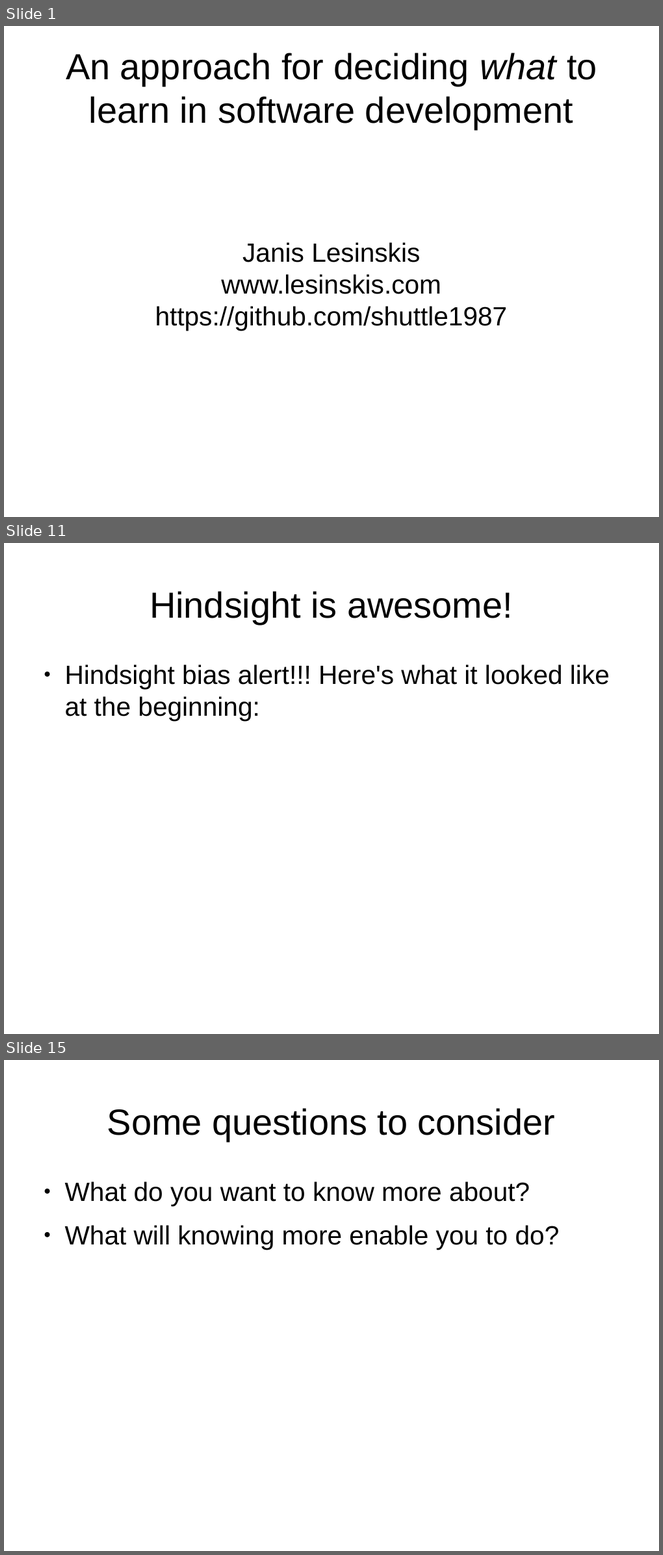
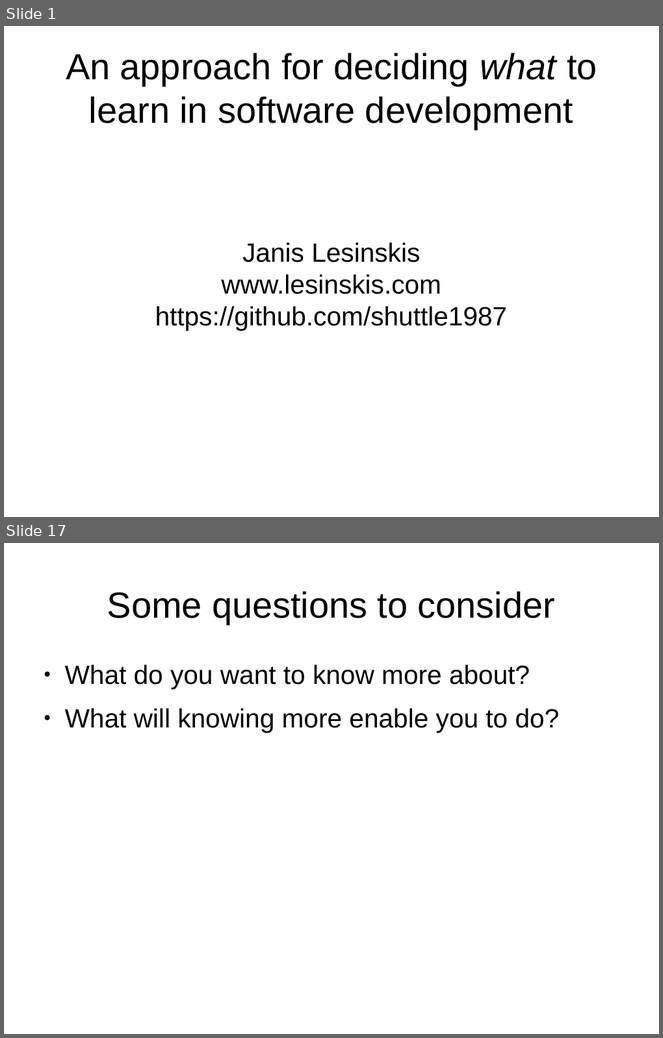
Before and after one commit to shuttle1987/CompCon2016, a slide deck: Slides.odp. Shown one above the other, each under a label of ours: slides 1, 11 and 15 before the commit, slides 1 and 17 after it; the slides between them are not shown. The pictures are 663x1555 and 663x1038 pixels, drawn with LibreOffice and Linux fonts; fonts in the diff are those of the drawing. Boxes give left, top, right and bottom in pixels: in the first picture for what was removed or moved away, otherwise in the second. Text is boxed around its words. In the diff, an @@ line names an element or a change of style, - is before the commit and + after.

```diff
--- a/Slides.odp
+++ b/Slides.odp
@@ slide 11 removed at bbox=[4, 543, 659, 1034], background #FFFFFF @@
@@ title removed at bbox=[150, 591, 513, 624] @@
-Hindsight is awesome!
@@ text removed at bbox=[65, 665, 610, 721] @@
-● Hindsight bias alert!!! Here's what it looked like at the beginning:
@@ what was slide 15 is now slide 17 @@
```
Also in this commit, not shown: 5 slides changed, 8 slides added, 5 other slides removed.
